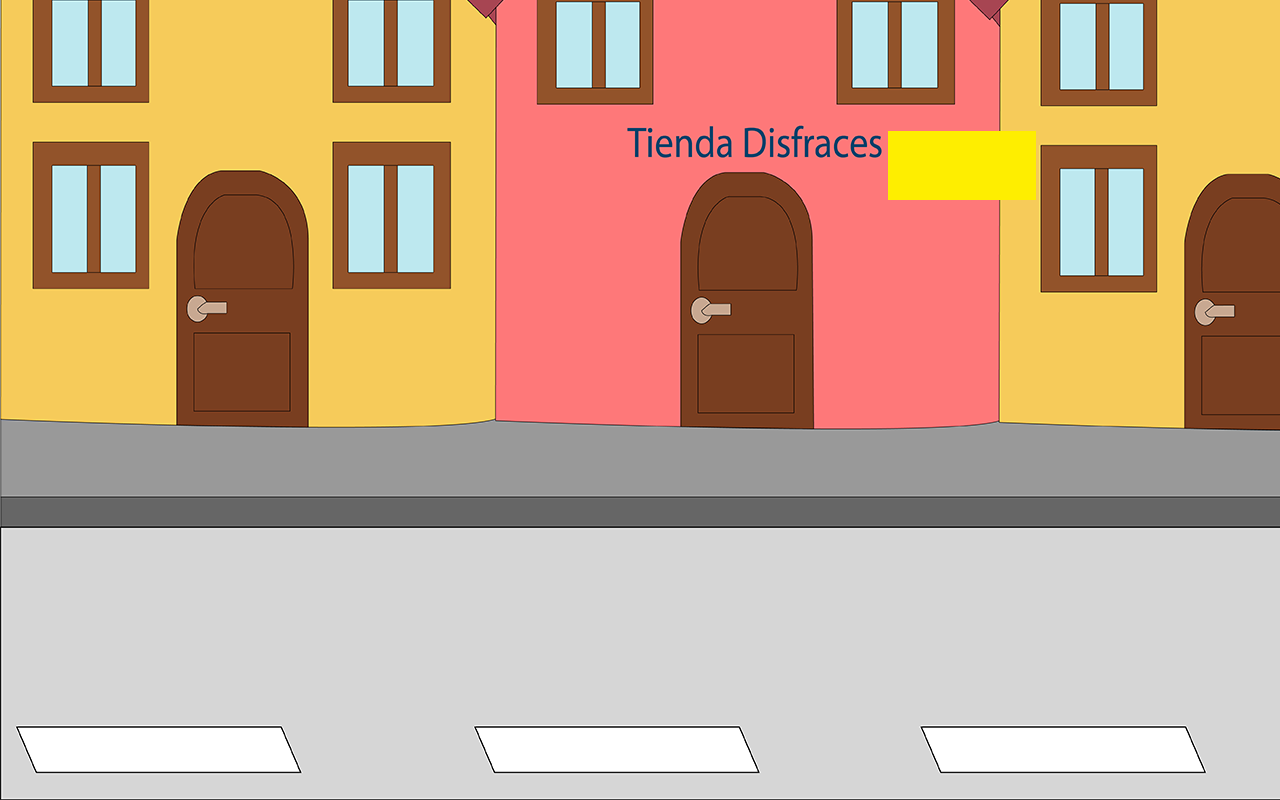
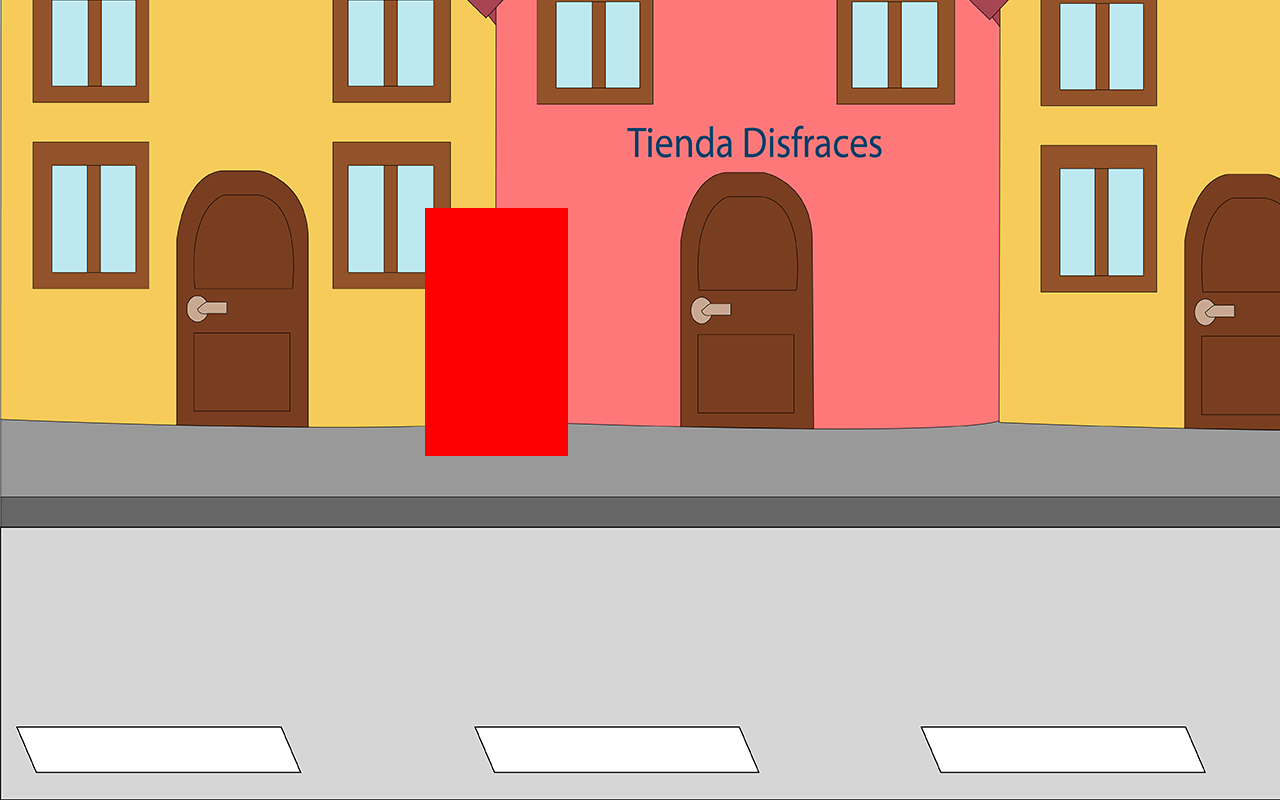
Revision of a layered w=1280, h=800 image; what changed, layer by layer:
removed layer "kwkrecty" over [888, 131, 1036, 200]
added layer "kwkexpf" above "FondoBrasil" over [425, 208, 568, 456]
